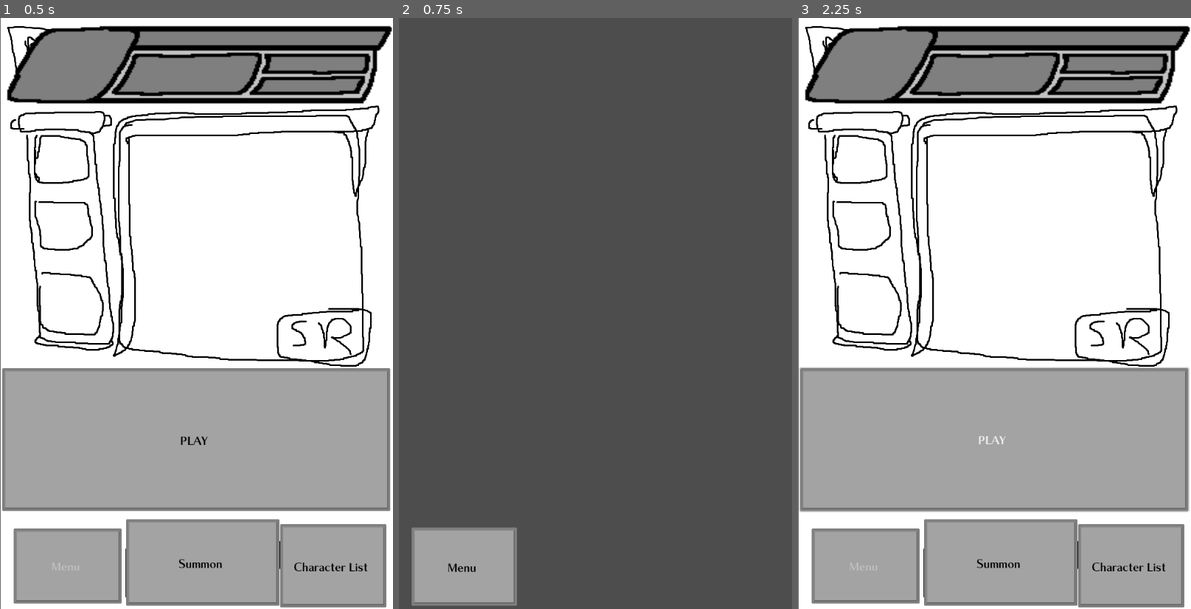
Above: before the commit, frames 1-3 (left to right).
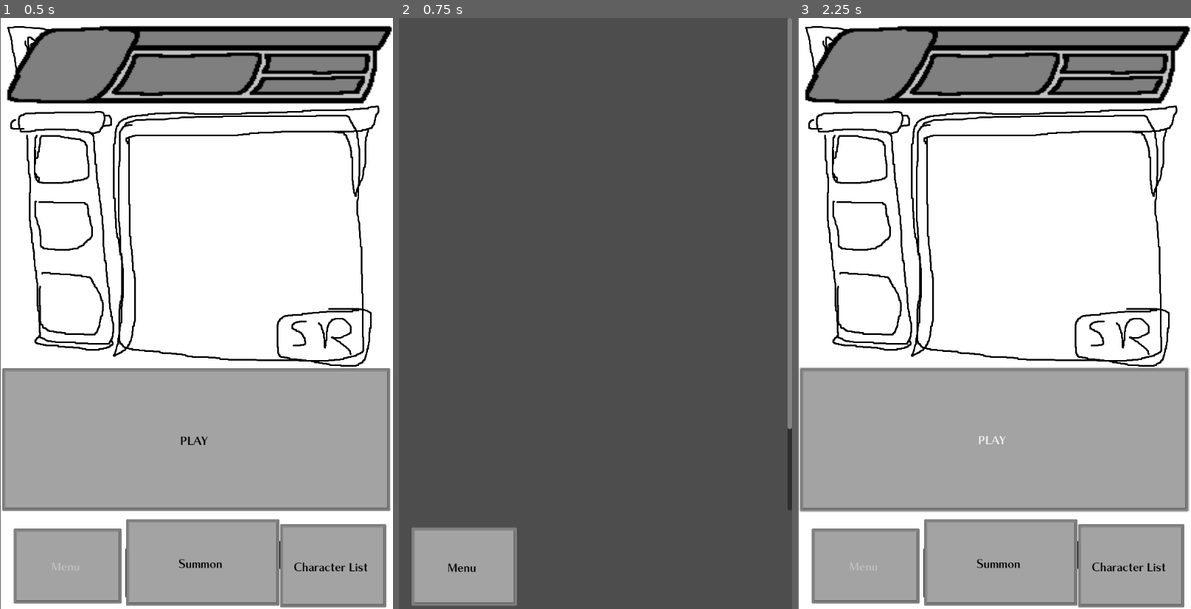
Above: after the commit, the same moments.

Repository: machina344/sixfold-gacha
Game: Godot game, scene res://scenes/MainMenu.tscn
Same seed, same stepped clock (60 frames per second), same inputs: the game is played once before the commit and once after it.
Inputs:
- Up to frame 1 (0.5 s): no input
- Up to frame 2 (0.75 s): click "Character List" at 0.5 s
- Up to frame 3 (2.25 s): click "Menu" at 1.25 s; click "PLAY" at 2 s

Frame 1 is identical in both runs. In frame 2, 0.9% of the frame differs, in the area x 98-100%, y 0-84%; in frame 3, nothing differs.
Error in both runs: Attempt to call function 'doAfterLoad' in base 'null instance' on a null instance. (res://scenes/main_menu.gd:7)

Commit message:
Character Box
Now has a functioning character box with live-updating slots for each of your units! May or may not be bugged. More functionality to be made at a later date.

Diff:
--- a/project.godot
+++ b/project.godot
@@ -29,3 +29,7 @@
 [gui]
 
 theme/custom_font="res://assets/FOT-ChiaroStd-B.otf"
+
+[input_devices]
+
+pointing/emulate_touch_from_mouse=true
--- a/resources/playerData.gd
+++ b/resources/playerData.gd
@@ -7,7 +7,10 @@
 @export var premiumCurrency = 0
 @export var characterBox: Array[CharacterMainClass] = []
 
+signal characterAdded
+
 func add_character_to_box(characterTemplate : unitTemplate):
+	characterAdded.emit
 	var characterInstance = CharacterMainClass.new()
 	characterInstance._setTemplate(characterTemplate)
 	characterBox.append(characterInstance)
--- a/scenes/CharacterList.tscn
+++ b/scenes/CharacterList.tscn
@@ -1,43 +1,42 @@
-[gd_scene load_steps=4 format=3 uid="uid://dsektaybkf54y"]
+[gd_scene load_steps=3 format=3 uid="uid://dsektaybkf54y"]
 
 [ext_resource type="Script" path="res://scenes/character_list.gd" id="1_1yo2r"]
 [ext_resource type="Theme" uid="uid://c1vds42xiuak4" path="res://assets/interactables/buttons.tres" id="1_la5e8"]
-[ext_resource type="Texture2D" uid="uid://c4p3yedumk6bj" path="res://assets/backgrounds/characterList.png" id="2_b05sa"]
 
 [node name="CharacterList" type="Control"]
 layout_mode = 3
-anchors_preset = 0
+anchor_right = 1.0
+anchor_bottom = 1.0
+offset_right = -720.0
+offset_bottom = -1080.0
 script = ExtResource("1_1yo2r")
 
-[node name="NinePatchRect" type="NinePatchRect" parent="."]
-visible = false
-layout_mode = 0
-offset_right = 720.0
-offset_bottom = 1080.0
-texture = ExtResource("2_b05sa")
-
-[node name="GridContainer" type="GridContainer" parent="NinePatchRect"]
+[node name="MenuButton" type="Button" parent="."]
+top_level = true
 layout_mode = 1
-anchors_preset = 8
-anchor_left = 0.5
-anchor_top = 0.5
-anchor_right = 0.5
-anchor_bottom = 0.5
-offset_left = -359.5
-offset_top = -539.5
-offset_right = 359.5
-offset_bottom = 539.5
-grow_horizontal = 2
-grow_vertical = 2
-columns = 5
-
-[node name="MenuButton" type="Button" parent="."]
-layout_mode = 0
+anchors_preset = 15
+anchor_right = 1.0
+anchor_bottom = 1.0
 offset_left = 23.0
 offset_top = 931.0
-offset_right = 216.0
-offset_bottom = 1074.0
+offset_right = -504.0
+offset_bottom = -6.0
+mouse_filter = 1
 theme = ExtResource("1_la5e8")
 text = "Menu"
 
+[node name="ScrollContainer" type="ScrollContainer" parent="."]
+layout_mode = 1
+offset_right = 720.0
+offset_bottom = 900.0
+
+[node name="GridContainer" type="GridContainer" parent="ScrollContainer"]
+custom_minimum_size = Vector2(720, 1080)
+layout_mode = 2
+size_flags_horizontal = 6
+size_flags_vertical = 6
+theme_override_constants/h_separation = 25
+theme_override_constants/v_separation = 25
+columns = 4
+
 [connection signal="pressed" from="MenuButton" to="." method="_on_menu_button_pressed"]
--- a/scenes/character_list.gd
+++ b/scenes/character_list.gd
@@ -1,7 +1,28 @@
 extends BasePage
 
+@onready var grid_container: GridContainer = $ScrollContainer/GridContainer
+@onready var inventory_slot_scene = preload("res://scenes/inventory_slot.tscn")
+
 func _ready():
-	pass
+	PlayerDataContainer.playerData.characterAdded.connect(_on_inventory_updated)
+	_on_inventory_updated()
+
+func _on_inventory_updated():
+
+	clear_grid_container()
+	for unit in PlayerDataContainer.playerData.characterBox.size():
+		var slot = inventory_slot_scene.instantiate()
+		grid_container.add_child(slot)
+		if unit != null:
+			slot.set_unit(unit)
+		else:
+			slot.set_empty()
+
+func clear_grid_container():
+	while grid_container.get_child_count() > 0:
+		var child = grid_container.get_child(0)
+		grid_container.remove_child(child)
+		child.queue_free()
 
 func _on_menu_button_pressed():
 	get_tree().change_scene_to_file("res://scenes/MainMenu.tscn")
--- /dev/null
+++ b/scenes/inventory_slot.gd
@@ -0,0 +1,30 @@
+extends Control
+
+@onready var unit_icon: AnimatedSprite2D = $InnerBorder/UnitIcon
+@onready var unit_border: AnimatedSprite2D = $InnerBorder/UnitBorder
+
+var unit = null
+
+func set_empty():
+	unit_icon.texture = null
+
+
+func set_unit(new_unit):
+	unit = new_unit
+	unit_icon.set_frame(PlayerDataContainer.playerData.characterBox[new_unit].charID)
+
+func _on_color_rect_gui_input(event: InputEvent):
+	if event is InputEventMouseButton and event.pressed:
+		if event.button_index == MOUSE_BUTTON_LEFT:
+			$ColorRect.visible = false
+			$UsagePanel.visible = true
+
+
+func _on_color_rect_mouse_exited():
+	$UsagePanel.visible = false
+	$ColorRect.visible = true
+
+
+
+func _on_sell_button_pressed() -> void:
+	print("Sold!") # Replace with function body.
--- /dev/null
+++ b/scenes/inventory_slot.tscn
@@ -0,0 +1,174 @@
+[gd_scene load_steps=17 format=3 uid="uid://bat8rpjxdmavc"]
+
+[ext_resource type="Script" path="res://scenes/inventory_slot.gd" id="1_b3sf3"]
+[ext_resource type="Texture2D" uid="uid://x6vrdemky7j7" path="res://assets/character_images/FeralHogs.png" id="2_b5b6c"]
+[ext_resource type="Texture2D" uid="uid://bi23461yfd5oc" path="res://assets/character_images/BadGuy.png" id="2_dtsw6"]
+[ext_resource type="Texture2D" uid="uid://ea264ullhfo5" path="res://assets/character_images/Guy.png" id="3_yhtih"]
+[ext_resource type="Texture2D" uid="uid://owga2c3fmglu" path="res://assets/character_images/UchihaAkira.png" id="5_k6tcy"]
+[ext_resource type="Texture2D" uid="uid://dp3k2fhxf3r0d" path="res://assets/character_images/UchihaItami.png" id="6_p0nnd"]
+[ext_resource type="Texture2D" uid="uid://dyiii4y35dcer" path="res://assets/character_images/SenjuTarashi.png" id="7_mdnuv"]
+[ext_resource type="Texture2D" uid="uid://covqhp67oxm8c" path="res://assets/character_images/UchihaSetsuna.png" id="8_x0425"]
+[ext_resource type="Texture2D" uid="uid://cskwhqgeixman" path="res://assets/character_images/HyugaHeika.png" id="9_kihri"]
+[ext_resource type="Texture2D" uid="uid://crn250p63axhw" path="res://assets/character_images/Hotdog.png" id="10_gy5ga"]
+[ext_resource type="Texture2D" uid="uid://x0ukntab74md" path="res://assets/overlays/COverlay.png" id="11_rviv3"]
+[ext_resource type="Texture2D" uid="uid://c7la8pcnk1mia" path="res://assets/overlays/ROverlay.png" id="12_py3a5"]
+[ext_resource type="Texture2D" uid="uid://csw1d5dpb21pi" path="res://assets/overlays/SROverlay.png" id="13_pxexu"]
+[ext_resource type="Texture2D" uid="uid://bgh26kdjmuwug" path="res://assets/overlays/UROverlay.png" id="14_38ak3"]
+
+[sub_resource type="SpriteFrames" id="SpriteFrames_ofqtv"]
+animations = [{
+"frames": [{
+"duration": 1.0,
+"texture": ExtResource("2_b5b6c")
+}, {
+"duration": 1.0,
+"texture": ExtResource("3_yhtih")
+}, {
+"duration": 1.0,
+"texture": ExtResource("2_dtsw6")
+}, {
+"duration": 1.0,
+"texture": ExtResource("5_k6tcy")
+}, {
+"duration": 1.0,
+"texture": ExtResource("6_p0nnd")
+}, {
+"duration": 1.0,
+"texture": ExtResource("7_mdnuv")
+}, {
+"duration": 1.0,
+"texture": ExtResource("8_x0425")
+}, {
+"duration": 1.0,
+"texture": ExtResource("9_kihri")
+}, {
+"duration": 1.0,
+"texture": ExtResource("10_gy5ga")
+}],
+"loop": true,
+"name": &"Units",
+"speed": 5.0
+}]
+
+[sub_resource type="SpriteFrames" id="SpriteFrames_js4ww"]
+animations = [{
+"frames": [{
+"duration": 1.0,
+"texture": ExtResource("11_rviv3")
+}, {
+"duration": 1.0,
+"texture": ExtResource("12_py3a5")
+}, {
+"duration": 1.0,
+"texture": ExtResource("13_pxexu")
+}, {
+"duration": 1.0,
+"texture": ExtResource("14_38ak3")
+}],
+"loop": true,
+"name": &"Borders",
+"speed": 5.0
+}]
+
+[node name="Inventory_Slot" type="Control"]
+custom_minimum_size = Vector2(150, 150)
+layout_mode = 3
+anchor_right = 0.201
+anchor_bottom = 0.132
+offset_left = 4.0
+offset_top = 3.0
+offset_right = 9.28
+offset_bottom = 10.44
+grow_horizontal = 2
+grow_vertical = 2
+script = ExtResource("1_b3sf3")
+
+[node name="InnerBorder" type="ColorRect" parent="."]
+custom_minimum_size = Vector2(150, 150)
+layout_mode = 1
+anchors_preset = -1
+anchor_right = 1.0
+anchor_bottom = 1.0
+offset_left = 1.0
+offset_right = -1.0
+offset_bottom = 1.0
+grow_horizontal = 2
+grow_vertical = 2
+
+[node name="UnitIcon" type="AnimatedSprite2D" parent="InnerBorder"]
+position = Vector2(76.5125, 76.2625)
+scale = Vector2(0.372733, 0.376511)
+sprite_frames = SubResource("SpriteFrames_ofqtv")
+animation = &"Units"
+speed_scale = 0.0
+
+[node name="UnitBorder" type="AnimatedSprite2D" parent="InnerBorder"]
+position = Vector2(75.5, 106.5)
+scale = Vector2(0.340694, 0.334444)
+sprite_frames = SubResource("SpriteFrames_js4ww")
+animation = &"Borders"
+speed_scale = 0.0
+
+[node name="UsagePanel" type="ColorRect" parent="."]
+visible = false
+custom_minimum_size = Vector2(150, 150)
+layout_mode = 0
+offset_left = 1.0
+offset_top = -1.0
+offset_right = 145.0
+offset_bottom = 144.0
+color = Color(0, 1, 1, 0)
+
+[node name="TrainingButton" type="Button" parent="UsagePanel"]
+custom_minimum_size = Vector2(110, 40)
+layout_mode = 1
+anchors_preset = 5
+anchor_left = 0.5
+anchor_right = 0.5
+offset_left = -55.0
+offset_right = 55.0
+offset_bottom = 37.0
+grow_horizontal = 2
+text = "Training"
+
+[node name="AwakeningButton" type="Button" parent="UsagePanel"]
+custom_minimum_size = Vector2(110, 40)
+layout_mode = 1
+anchors_preset = 8
+anchor_left = 0.5
+anchor_top = 0.5
+anchor_right = 0.5
+anchor_bottom = 0.5
+offset_left = -55.0
+offset_top = -18.5
+offset_right = 55.0
+offset_bottom = 18.5
+grow_horizontal = 2
+grow_vertical = 2
+text = "Awakening"
+
+[node name="SellButton" type="Button" parent="UsagePanel"]
+custom_minimum_size = Vector2(110, 40)
+layout_mode = 1
+anchors_preset = 7
+anchor_left = 0.5
+anchor_top = 1.0
+anchor_right = 0.5
+anchor_bottom = 1.0
+offset_left = -55.0
+offset_top = -37.0
+offset_right = 55.0
+grow_horizontal = 2
+grow_vertical = 0
+text = "Sell"
+
+[node name="ColorRect" type="ColorRect" parent="."]
+custom_minimum_size = Vector2(150, 150)
+layout_mode = 0
+offset_right = 150.0
+offset_bottom = 150.0
+color = Color(1, 1, 1, 0)
+
+[connection signal="pressed" from="UsagePanel/SellButton" to="." method="_on_sell_button_pressed"]
+[connection signal="gui_input" from="ColorRect" to="." method="_on_color_rect_gui_input"]
+[connection signal="mouse_exited" from="ColorRect" to="." method="_on_color_rect_mouse_exited"]
